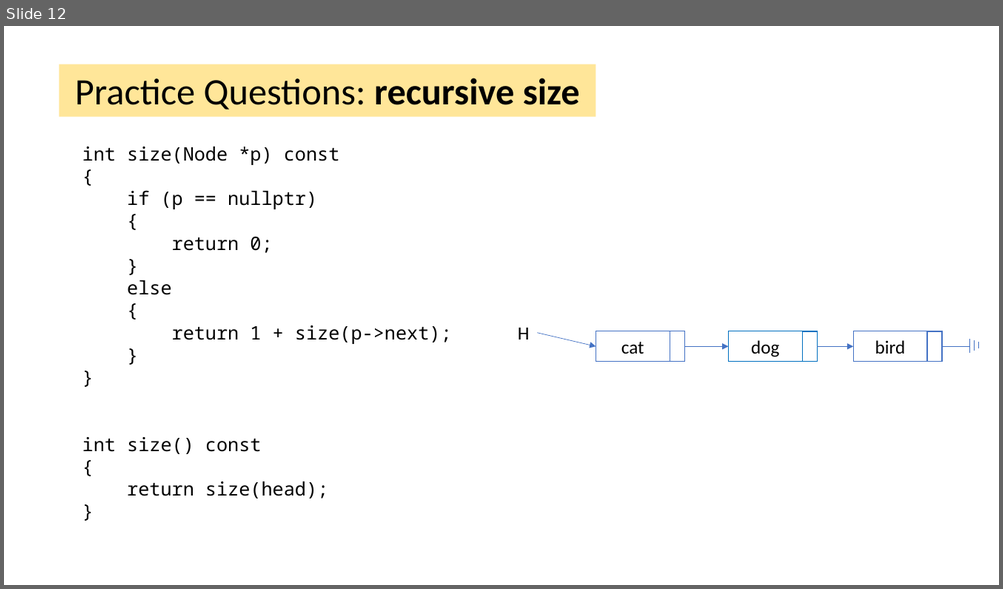
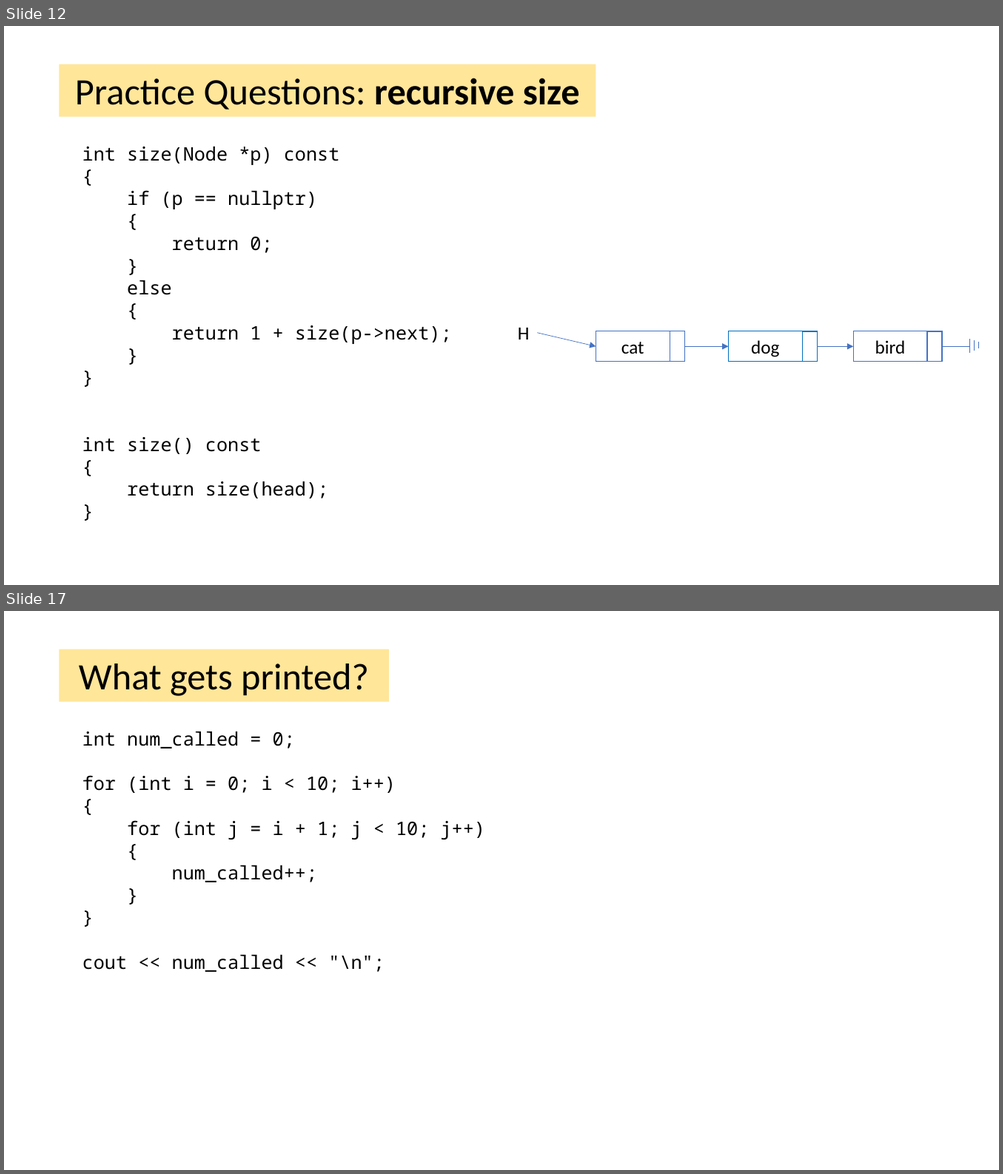
Before and after one commit to tjd1234/cmpt225fall2023, a slide deck: lecture_notes/week3/week3.pptx. Shown one above the other, each under a label of ours: slide 12 before the commit, slides 12 and 17 after it; the slides between them are not shown. The pictures are 1003x589 and 1003x1174 pixels, drawn with LibreOffice and Linux fonts; fonts in the diff are those of the drawing. Boxes give left, top, right and bottom in pixels: in the first picture for what was removed or moved away, otherwise in the second. Text is boxed around its words. In the diff, an @@ line names an element or a change of style, - is before the commit and + after.

```diff
--- a/lecture_notes/week3/week3.pptx
+++ b/lecture_notes/week3/week3.pptx
@@ slide 17 added at (4,611,999,1170), background #FFFFFF @@
@@ rectangle added at (60,649,389,702), fill #FFE699, 36 pt, text #000000 @@
+What gets printed?
@@ text added at (82,732,485,972), 18 pt, text #000000 @@
+int num_called = 0;
+for (int i = 0; i < 10; i++)
+{
+for (int j = i + 1; j < 10; j++)
+{
+num_called++;
+}
+}
+cout << num_called << "\n";
```
Also in this commit, not shown: 15 other slides added, 2 other files.
